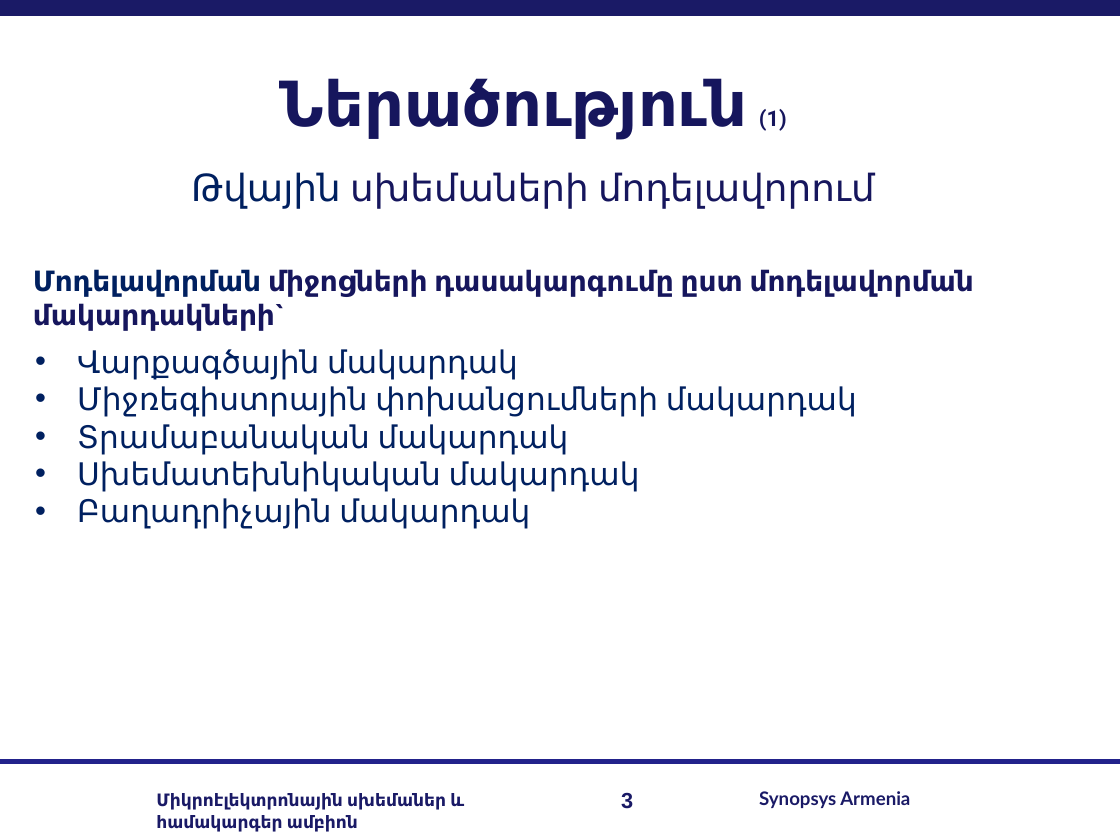
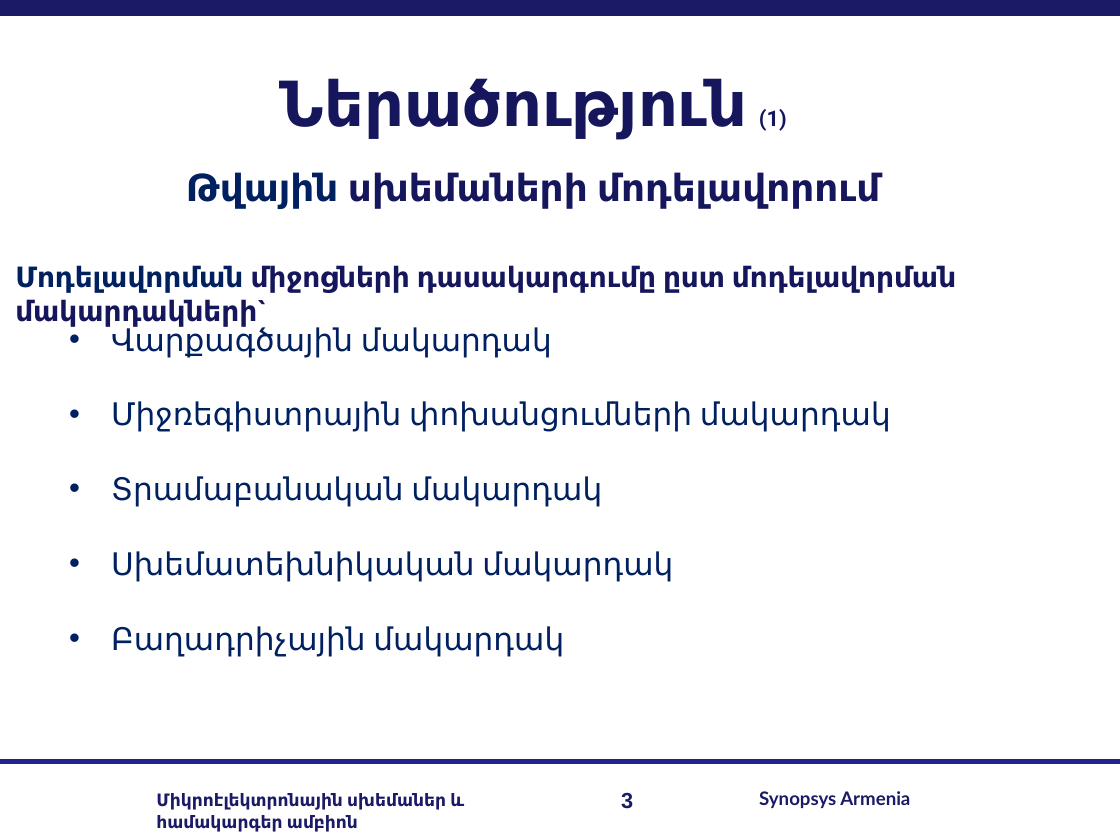
Before and after one commit to RazKarapetyan/Master_thesis, a slide deck: slide 3 of My real work/my_master_slides.pptx. Drawn at 1120x840 pixels with LibreOffice and Linux fonts; fonts in the diff are those of the drawing; background and template pictures are left out. Boxes give left, top, right and bottom in pixels: in the first picture for what was removed or moved away, otherwise in the second. Text is boxed around its words. In the diff, an @@ line names an element or a change of style, - is before the commit and + after.

```diff
--- a/My real work/my_master_slides.pptx
+++ b/My real work/my_master_slides.pptx
@@ text at box(186, 172, 880, 209): bold on in "Թվային սխեմաների մոդելավորում" @@
@@ text "Մոդելավորման միջոցների դասակարգումը ըստ մոդելավորման ...": place and size @@
-text "Մոդելավորման միջոցների դասակարգումը ըստ մոդելավորման ..." at box(33, 269, 974, 331)
+text "Մոդելավորման միջոցների դասակարգումը ըստ մոդելավորման ..." at box(15, 265, 956, 327)
@@ text "Վարքագծային մակարդակ" rewrapped from box(77, 349, 857, 529) to box(111, 325, 891, 656) @@
```
Also in this commit, not shown: 8 other slides changed, 1 slide added.
